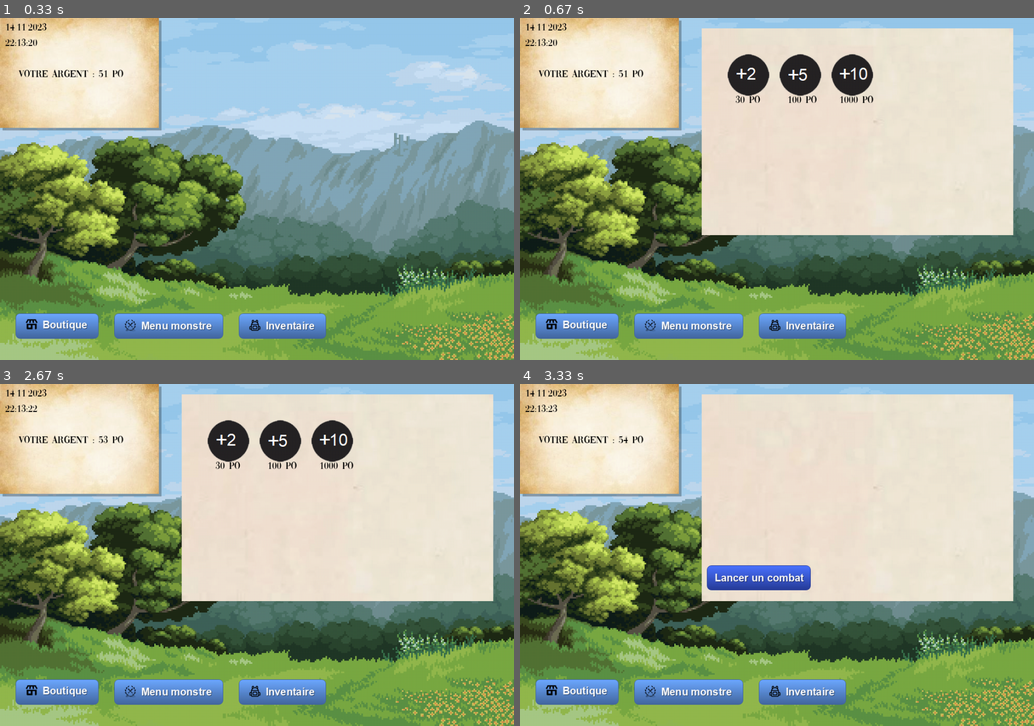
Above: before the commit, frames 1-4 (two rows, left to right).
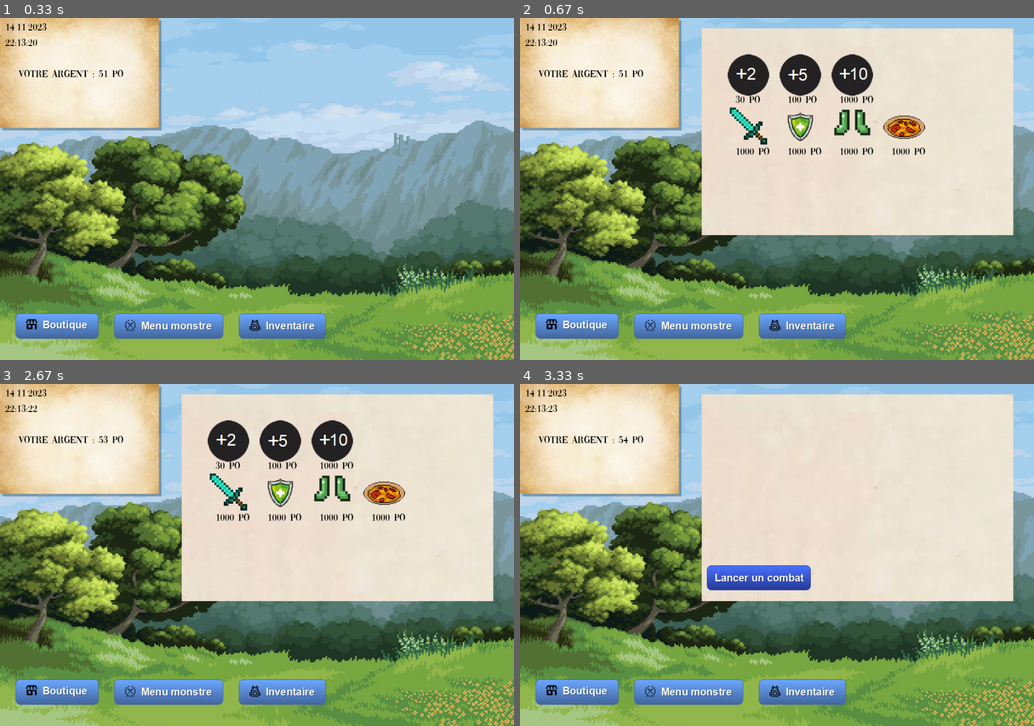
Above: after the commit, the same moments.

Repository: Maxine1425/projet_GEIPI2_S2_ESIREM
Game: pygame game, started from graphique.py
Same seed, same stepped clock (60 frames per second), same inputs: the game is played once before the commit and once after it.
Inputs (mouse positions are in pixels of both pictures, inside the frame that each line leads up to):
- Up to frame 1 (0.33 s): no input
- Up to frame 2 (0.67 s): click (576, 325) at 0.38 s
- Up to frame 3 (2.67 s): click (169, 691) at 0.72 s; click (169, 691) at 1.05 s; click (282, 691) at 1.38 s; press the mouse at (169, 691) at 1.7 s; move the mouse to (215, 684) at 1.8 s; release the mouse at (262, 681) at 1.93 s; press the mouse at (56, 691) at 2.03 s; move the mouse to (97, 688) at 2.13 s; release the mouse at (133, 684) at 2.27 s; click (56, 691) at 2.38 s
- Up to frame 4 (3.33 s): click (576, 691) at 2.72 s; click (689, 691) at 3.05 s

Frame 1 is identical in both runs. In frame 2, 1.6% of the frame differs, in the area x 40-79%, y 26-40%; in frame 3, 1.6%; in frame 4, nothing differs.

Commit message:
debut gestion des item, ajout d'image pour la boutique

Diff:
--- /dev/null
+++ b/item.py
@@ -0,0 +1,109 @@
+import random
+
+
+class Item :
+    def __init__(self,rare,type):
+        if type == "epee" :
+            if rare == 1 :
+                self.valeur_atq = random.randint(1, 50)
+                self.valeur_def = 0
+                self.valeur_pv = 0
+                self.valeur_vit = 0
+            if rare == 2 :
+                self.valeur_atq = random.randint(50, 100)
+                self.valeur_def = 0
+                self.valeur_pv = 0
+                self.valeur_vit = 0
+            if rare == 3 :
+                self.valeur_atq = random.randint(100, 150)
+                self.valeur_def = 0
+                self.valeur_pv = 0
+                self.valeur_vit = 0
+            if rare == 4 :
+                self.valeur_atq = random.randint(150, 200)
+                self.valeur_def = 0
+                self.valeur_pv = 0
+                self.valeur_vit = 0
+            if rare == 5 :
+                self.valeur_atq = random.randint(200, 150)
+                self.valeur_def = 0
+                self.valeur_pv = 0
+                self.valeur_vit = 0
+        if type == "soupe":
+            if rare == 1:
+                self.valeur_atq = 0
+                self.valeur_def = 0
+                self.valeur_pv = random.randint(1, 50)
+                self.valeur_vit = 0
+            if rare == 2:
+                self.valeur_atq = 0
+                self.valeur_def = 0
+                self.valeur_pv = random.randint(50, 100)
+                self.valeur_vit = 0
+            if rare == 3:
+                self.valeur_atq = 0
+                self.valeur_def = 0
+                self.valeur_pv = random.randint(100, 150)
+                self.valeur_vit = 0
+            if rare == 4:
+                self.valeur_atq = 0
+                self.valeur_def = 0
+                self.valeur_pv = random.randint(150, 200)
+                self.valeur_vit = 0
+            if rare == 5:
+                self.valeur_atq = 0
+                self.valeur_def = 0
+                self.valeur_pv = random.randint(200, 150)
+                self.valeur_vit = 0
+        if type == "bottes":
+            if rare == 1:
+                self.valeur_atq = 0
+                self.valeur_def = 0
+                self.valeur_pv = 0
+                self.valeur_vit = random.randint(1, 50)
+            if rare == 2:
+                self.valeur_atq = 0
+                self.valeur_def = 0
+                self.valeur_pv = 0
+                self.valeur_vit = random.randint(50, 100)
+            if rare == 3:
+                self.valeur_atq = 0
+                self.valeur_def = 0
+                self.valeur_pv = 0
+                self.valeur_vit = random.randint(100, 150)
+            if rare == 4:
+                self.valeur_atq = 0
+                self.valeur_def = 0
+                self.valeur_pv = 0
+                self.valeur_vit = random.randint(150, 200)
+            if rare == 5:
+                self.valeur_atq = 0
+                self.valeur_def = 0
+                self.valeur_pv = 0
+                self.valeur_vit = random.randint(200, 150)
+        if type == "bouclier":
+            if rare == 1:
+                self.valeur_atq = 0
+                self.valeur_def = random.randint(1, 50)
+                self.valeur_pv = 0
+                self.valeur_vit = 0
+            if rare == 2:
+                self.valeur_atq = 0
+                self.valeur_def = random.randint(50, 100)
+                self.valeur_pv = 0
+                self.valeur_vit = 0
+            if rare == 3:
+                self.valeur_atq = 0
+                self.valeur_def = random.randint(100, 150)
+                self.valeur_pv = 0
+                self.valeur_vit = 0
+            if rare == 4:
+                self.valeur_atq = 0
+                self.valeur_def = random.randint(150, 200)
+                self.valeur_pv = 0
+                self.valeur_vit = 0
+            if rare == 5:
+                self.valeur_atq = 0
+                self.valeur_def = random.randint(200, 150)
+                self.valeur_pv = 0
+                self.valeur_vit = 0
--- a/menu.py
+++ b/menu.py
@@ -33,23 +33,46 @@
             montant_x2 = 30
             montant_x5 = 100
             montant_x10 = 1000
+            montant_epee = 1000
+            montant_bouclier = 1000
+            montant_bottes = 1000
+            montant_soupe = 1000
 
             nombre_de_x2 = 0
             nombre_de_x5 = 0
             nombre_de_x10 = 0
+            nombre_epee = 1000
+            nombre_bouclier = 1000
+            nombre_bottes = 1000
+            nombre_soupe = 1000
 
             def afficher_menu_boutique(lance, fenetre):
                 if lance == 1:
+
                     fenetre.blit(fond_menu_boutique, (350, 20))
                     fenetre.blit(mod_x2, (400, 70))
                     fenetre.blit(mod_x5,(500, 70))
                     fenetre.blit(mod_x10,(600, 70))
+                    fenetre.blit(epee, (400, 170))
+                    fenetre.blit(bouclier, (500, 170))
+                    fenetre.blit(bottes, (600, 170))
+                    fenetre.blit(soupe, (700, 170))
+
                     prix_x2 = font.render(str(montant_x2)+ " po", True, (0, 0, 0))
                     fenetre.blit(prix_x2, (415, 150))
                     prix_x5 = font.render(str(montant_x5)+ " po", True, (0, 0, 0))
                     fenetre.blit(prix_x5, (515, 150))
                     prix_x10 = font.render(str(montant_x10)+" po", True, (0, 0, 0))
                     fenetre.blit(prix_x10, (615, 150))
+                    prix_epee = font.render(str(montant_epee)+" po", True, (0, 0, 0))
+                    fenetre.blit(prix_epee, (415, 250))
+                    prix_bouclier = font.render(str(montant_bouclier) + " po", True, (0, 0, 0))
+                    fenetre.blit(prix_bouclier, (515, 250))
+                    prix_bottes = font.render(str(montant_bottes) + " po", True, (0, 0, 0))
+                    fenetre.blit(prix_bottes, (615, 250))
+                    prix_soupe = font.render(str(montant_soupe) + " po", True, (0, 0, 0))
+                    fenetre.blit(prix_soupe, (715, 250))
+
 
             def afficher_menu_monstre(lance, fenetre):
                 if lance == 1:
@@ -71,6 +94,8 @@
                     nombre_x10 = font.render("vous avez : " + str(self.joueur.mod_list[2]), True, (0, 0, 0))
                     fenetre.blit(nombre_x10, (355, 240))
                     fenetre.blit(mod_x10, (600, 210))
+
+
 
 
 
@@ -97,6 +122,10 @@
             mod_x2 = pygame.image.load("images/X2.png").convert_alpha()
             mod_x5 = pygame.image.load("images/X5.png").convert_alpha()
             mod_x10 = pygame.image.load("images/X10.png").convert_alpha()
+            epee = pygame.image.load("images/epee.png").convert_alpha()
+            bouclier = pygame.image.load("images/bouclier.png").convert_alpha()
+            bottes = pygame.image.load("images/bottes.png").convert_alpha()
+            soupe = pygame.image.load("images/soupe.png").convert_alpha()
             button_lancer_combat = pygame.image.load("images/button_lancer_combat .png").convert_alpha()
 
             # creation des zones de click
@@ -106,6 +135,10 @@
             clickable_area_boutique_mod_2 = pygame.Rect((400, 70), (80, 80))
             clickable_area_boutique_mod_5 = pygame.Rect((500, 70), (80, 80))
             clickable_area_boutique_mod_10 = pygame.Rect((600, 70), (80, 80))
+            clickable_area_boutique_item_epee = pygame.Rect((400, 170), (80, 80))
+            clickable_area_boutique_item_bouclier = pygame.Rect((500, 170), (80, 80))
+            clickable_area_boutique_item_bottes = pygame.Rect((600 , 170), (80, 80))
+            clickable_area_boutique_item_soupe = pygame.Rect((700, 170), (80, 80))
             clickable_area_lancer_combat = pygame.Rect((360,350),(200,48))
 
             #creation de l'orloge pour afficher l'heure
@@ -167,6 +200,22 @@
                             self.joueur.mod_list[2] += 1
                         else:
                             print("pas assez d'argent ") #voir comment l'afficher
+                    elif doit_lancer_menu_boutique == 1 and event.type == MOUSEBUTTONUP and event.button == 1 and clickable_area_boutique_item_epee.collidepoint(event.pos) :
+                        print("achat epee")
+                        if self.joueur.check_argent(montant_x10):
+                            print("x10")
+                            self.joueur.achat(montant_x10)
+                            argent.ajouter_mod(10)
+                            nombre_de_x10 = nombre_de_x10 +1
+                            self.joueur.mod_list[2] += 1
+                        else:
+                            print("pas assez d'argent ") #voir comment l'afficher
+                    elif doit_lancer_menu_boutique == 1 and event.type == MOUSEBUTTONUP and event.button == 1 and clickable_area_boutique_item_bouclier.collidepoint(event.pos):
+                        print("achat bouclier")
+                    elif doit_lancer_menu_boutique == 1 and event.type == MOUSEBUTTONUP and event.button == 1 and clickable_area_boutique_item_bottes.collidepoint(event.pos):
+                        print("achat botte")
+                    elif doit_lancer_menu_boutique == 1 and event.type == MOUSEBUTTONUP and event.button == 1 and clickable_area_boutique_item_soupe.collidepoint(event.pos):
+                        print("acahat soupe")
                     #menu monstre
                     elif event.type == MOUSEBUTTONUP and event.button == 1 and clickable_area_menu_monstre.collidepoint(event.pos):
                         if doit_lancer_menu_monstre == 0:
Binary file added: images/bottes.png
Binary file added: images/bouclier.png
Binary file added: images/epee.png
Binary file added: images/soupe.png
